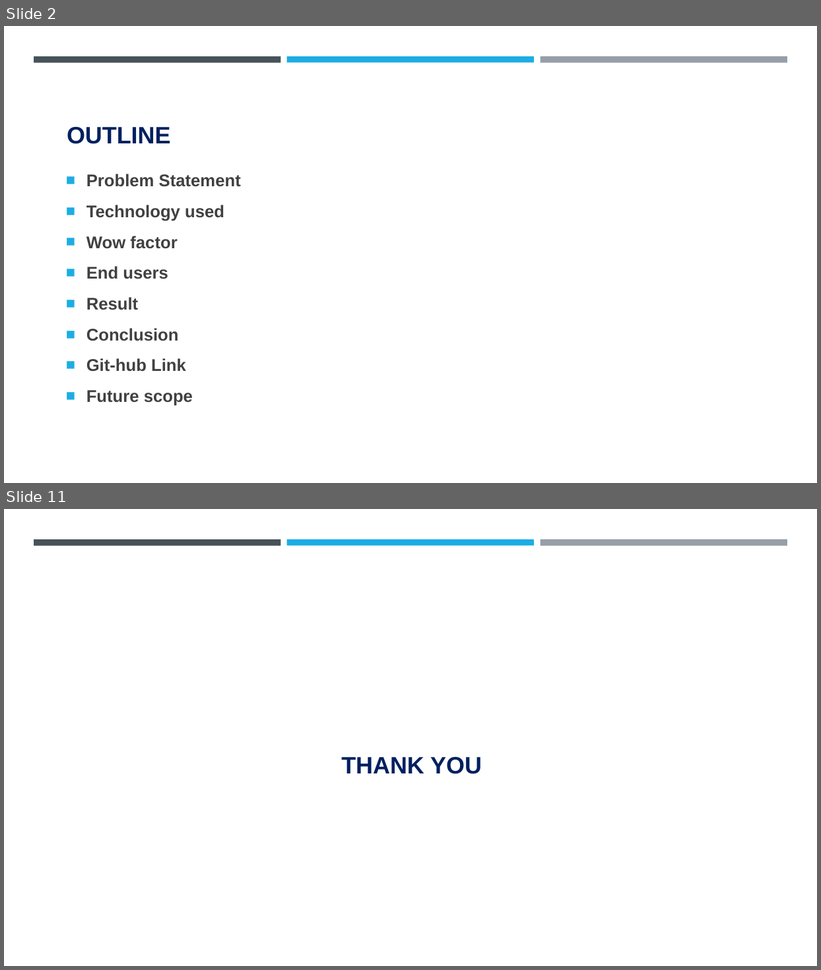
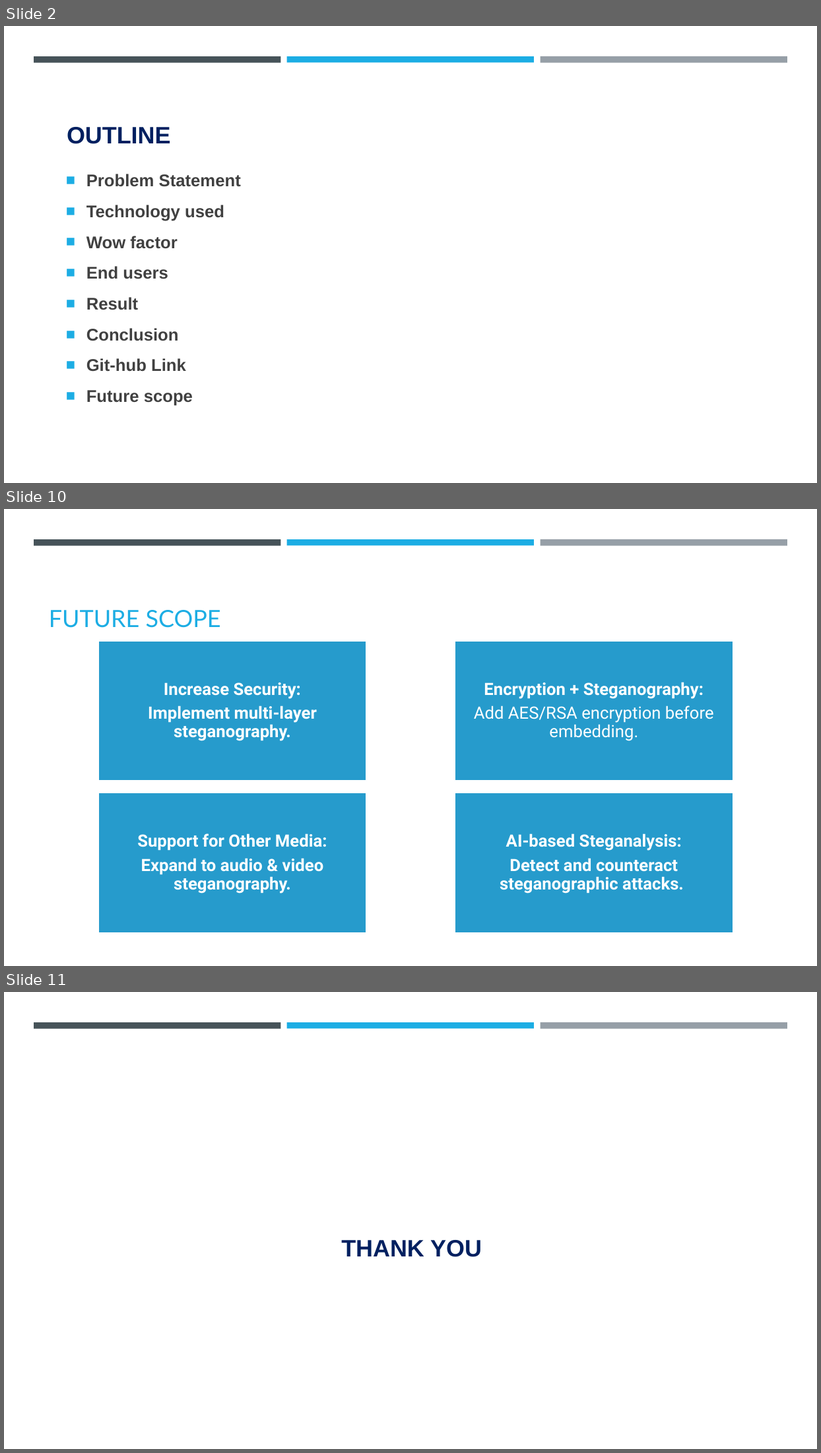
Before and after one commit to Akshay-S-Gupta/IBM-Cybersecurity-Internship, a slide deck: steganography_project.pptx. Shown one above the other, each under a label of ours: slides 2 and 11 before the commit, slides 2, 10 and 11 after it; the slides between them are not shown. The pictures are 821x970 and 821x1453 pixels, drawn with LibreOffice and Linux fonts; fonts in the diff are those of the drawing; background and template pictures are left out. Boxes give left, top, right and bottom in pixels: in the first picture for what was removed or moved away, otherwise in the second. Text is boxed around its words. In the diff, an @@ line names an element or a change of style, - is before the commit and + after.

```diff
--- a/steganography_project.pptx
+++ b/steganography_project.pptx
@@ slide 10 added at [4,509,817,966], background #FFFFFF; not listed: 3 template elements that a slide beside it also shows @@
@@ text added at [49,610,221,628], 28 pt, text #1CADE4 @@
+FUTURE SCOPE
@@ freeform shape added at [98,641,366,781], fill #269BCC, outline #FFFFFF 1.75 pt, 20 pt, text #FFFFFF, bold @@
+Increase Security:
+Implement multi-layer steganography.
@@ freeform shape added at [455,641,733,781], fill #269BCC, outline #FFFFFF 1.75 pt, 20 pt, text #FFFFFF @@
+Encryption + Steganography:
+Add AES/RSA encryption before embedding.
@@ freeform shape added at [98,793,366,933], fill #269BCC, outline #FFFFFF 1.75 pt, 20 pt, text #FFFFFF, bold @@
+Support for Other Media:
+Expand to audio & video steganography.
@@ freeform shape added at [455,793,733,933], fill #269BCC, outline #FFFFFF 1.75 pt, 20 pt, text #FFFFFF, bold @@
+AI-based Steganalysis:
+Detect and counteract steganographic attacks.
```
Also in this commit, not shown: 2 slides changed, 5 other slides added, 6 slides removed, 2 other files.
